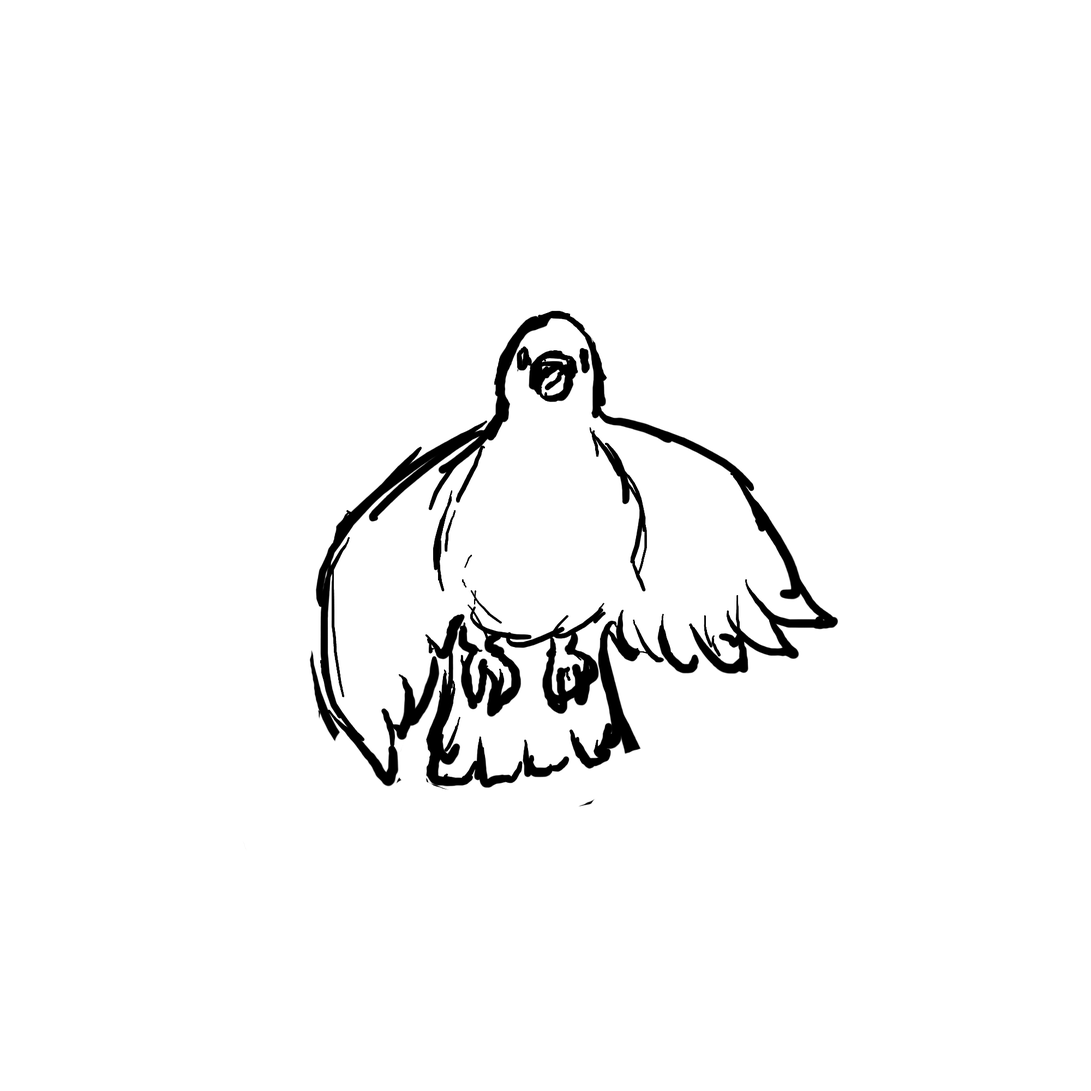
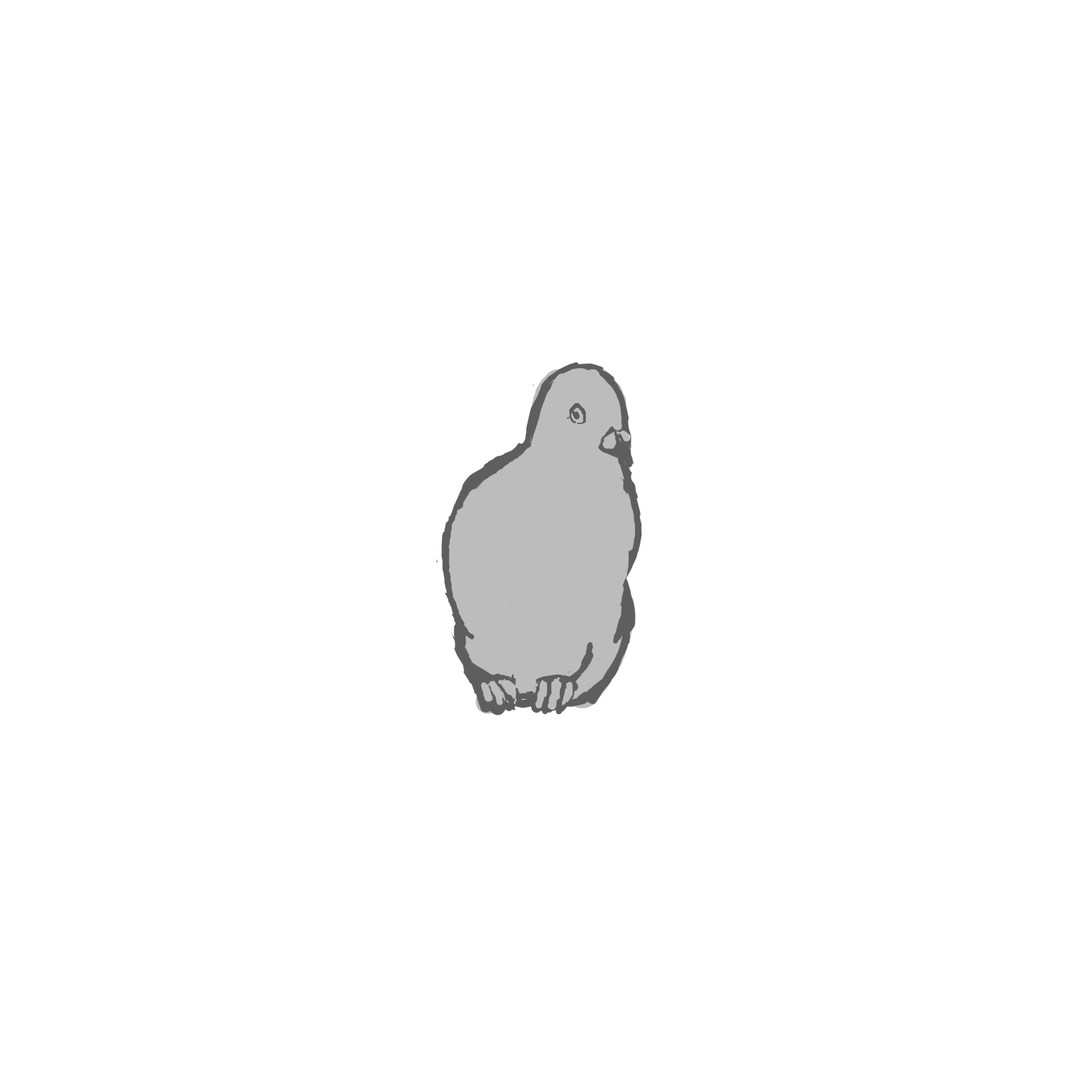
Revision of a layered 1091 x 1091 image; what changed, layer by layer:
hid group "fly" (7 layers) over [243, 310, 839, 851]
showed group "idle" (8 layers) over [425, 358, 654, 717]
renamed "1" to "Calque 1", painted on it over [425, 361, 654, 717]
